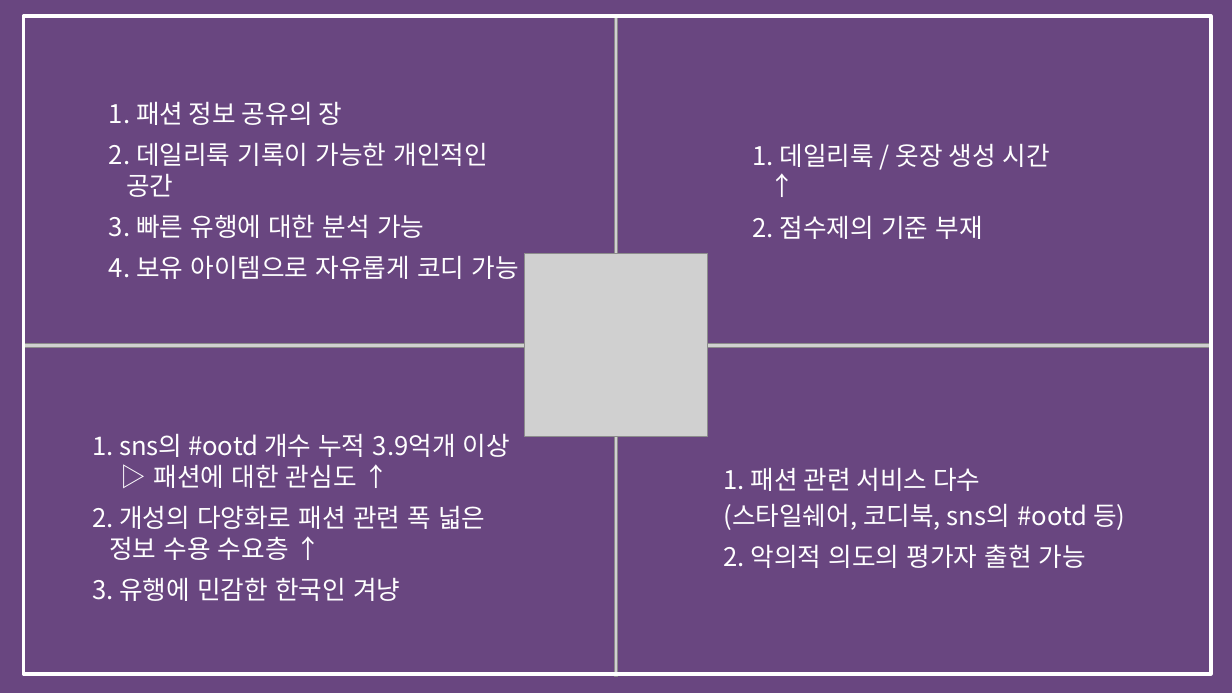
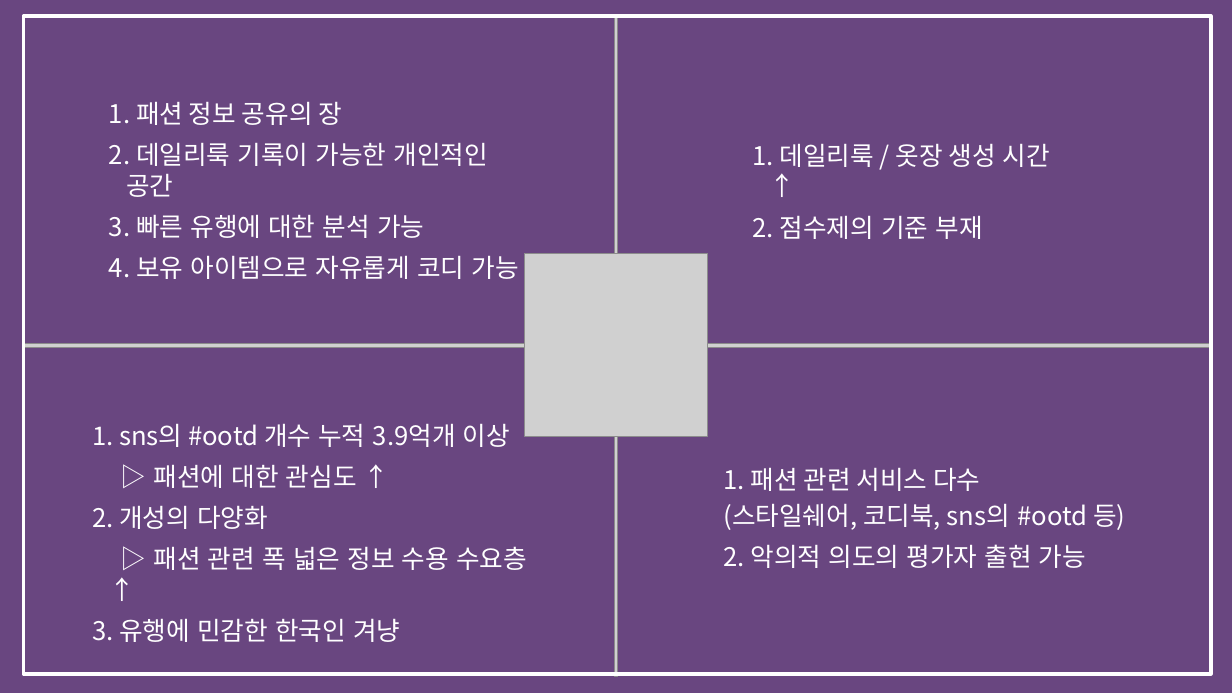
Before and after one commit to bitnarii/YMPM, a slide deck: slide 5 of 기획서/5조 Fit-back.pptx. Drawn at 1232x693 pixels with LibreOffice and Linux fonts; fonts in the diff are those of the drawing; grey boxes stand for pictures. Boxes give left, top, right and bottom in pixels: in the first picture for what was removed or moved away, otherwise in the second. Text is boxed around its words. In the diff, an @@ line names an element or a change of style, - is before the commit and + after.

Commit message:
기획서 - 자간 수정

```diff
--- a/기획서/5조 Fit-back.pptx
+++ b/기획서/5조 Fit-back.pptx
@@ text "1. sns의 #ootd 개수 누적 ...": place and size @@
-text "1. sns의 #ootd 개수 누적 ..." at (92, 434, 510, 601)
+text "1. sns의 #ootd 개수 누적 ..." at (92, 424, 527, 642)
@@ text at (92, 506, 527, 570): text changed @@
-2. 개성의 다양화로 패션 관련 폭 넓은 정보 수용 수요층 ↑
+2. 개성의 다양화
+▷ 패션 관련 폭 넓은 정보 수용 수요층 ↑
```
